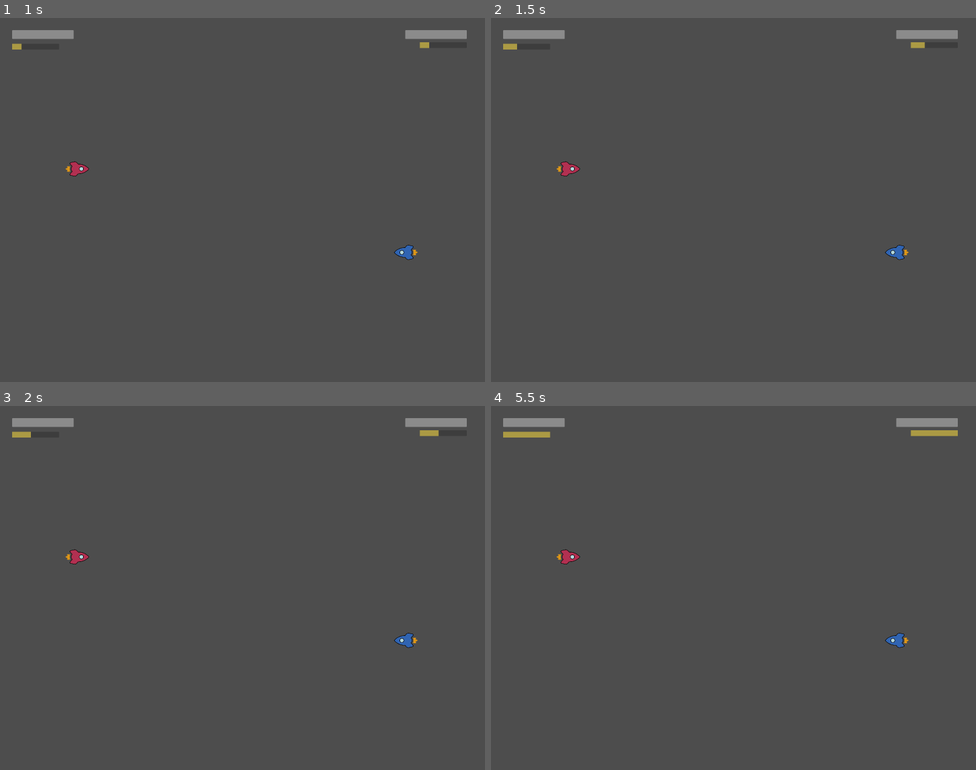
Above: before the commit, frames 1-4 (two rows, left to right).
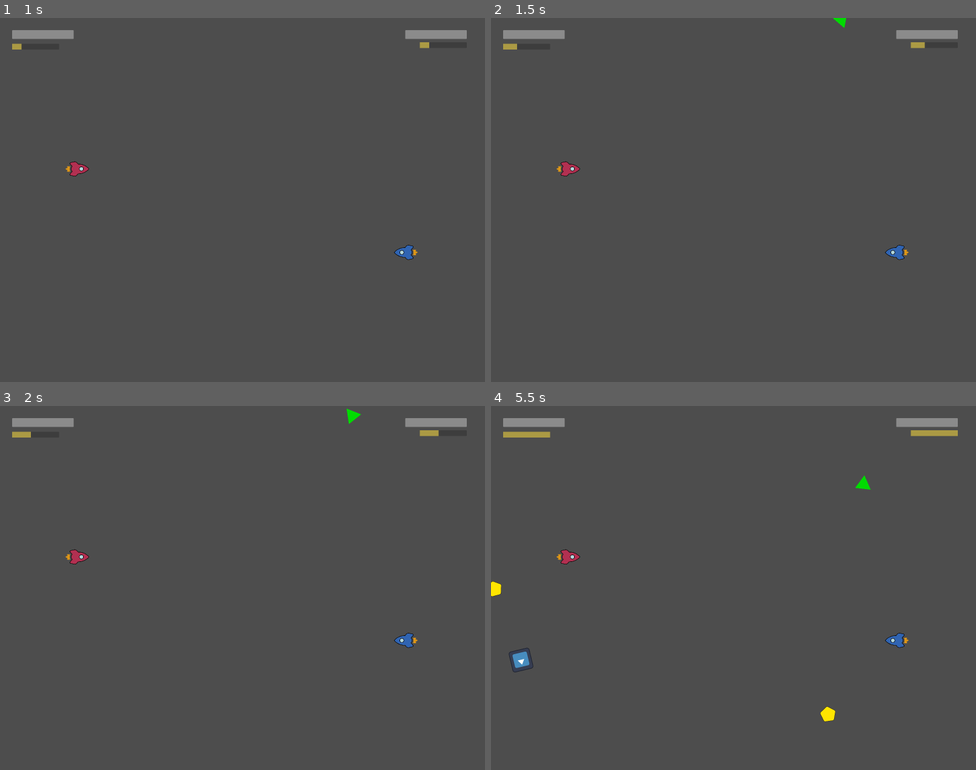
Above: after the commit, the same moments.

Repository: RajwolChapagain/Arcade-Game
Game: Godot game, scene res://main.tscn
The game is run twice, just before and just after one commit, with the same random seed, the same clock (stepped at 60 frames per second) and the same inputs. The engine's default icon, where the game draws it, is replaced by a stand-in: a white triangle on a blue panel in a dark square.
Inputs:
- Up to frame 1 (1 s): tap Enter at 0.5 s
- Up to frame 2 (1.5 s): tap Space at 1.25 s
- Up to frame 3 (2 s): no input
- Up to frame 4 (5.5 s): tap Enter at 2 s; tap Space at 4.25 s

Frame 1 is identical in both runs. In frame 2, less than 0.1% of the frame differs, in the area x 70-74%, y 0-3%; in frame 3, less than 0.1%; in frame 4, 0.4%, in the area x 0-79%, y 19-87%.

Commit message:
Make spawner spawn debris

Diff:
--- a/main.gd
+++ b/main.gd
@@ -106,15 +106,15 @@
 func on_game_over(winner):
 	print(winner + " wins!")
 
-func _on_spawner_powerup_spawned(powerup):
-	if powerup.is_in_group("super_boost"):
-		powerup.collected.connect(_on_super_boost_collected)
-	elif powerup.is_in_group("hp_boost"):
-		powerup.collected.connect(_on_hp_boost_collected)
-	elif powerup.is_in_group("acceleration_boost"):
-		powerup.collected.connect(_on_accleration_boost_collected)
-	elif powerup.is_in_group("ufo"):
-		powerup.bullet_fired.connect(_on_ufo_fired_bullet)
+func _on_spawner_object_spawned(object):
+	if object.is_in_group("super_boost"):
+		object.collected.connect(_on_super_boost_collected)
+	elif object.is_in_group("hp_boost"):
+		object.collected.connect(_on_hp_boost_collected)
+	elif object.is_in_group("acceleration_boost"):
+		object.collected.connect(_on_accleration_boost_collected)
+	elif object.is_in_group("ufo"):
+		object.bullet_fired.connect(_on_ufo_fired_bullet)
 
 func _on_super_boost_collected(player, values):
 	if player == 1:
@@ -132,10 +132,13 @@
 	if player == 1:
 		$Ship.THRUST_FORCE += values[0]
 		await get_tree().create_timer(values[1]).timeout
-		$Ship.THRUST_FORCE -= values[0]
+		if get_node_or_null("Ship") != null: #Can return null and crash if ship dies before timeout
+			$Ship.THRUST_FORCE -= values[0]
 	elif player == 2:
 		$Ship2.THRUST_FORCE += values[0]
 		await get_tree().create_timer(values[1]).timeout
+		if get_node_or_null("Ship2") != null:
+			$Ship.THRUST_FORCE -= values[0]
 		$Ship2.THRUST_FORCE -= values[0]
 
 func _on_ufo_fired_bullet(bullet_scene, pos, dir, layers, layer_masks):
--- a/main.tscn
+++ b/main.tscn
@@ -40,4 +40,4 @@
 
 [node name="Spawner" parent="." instance=ExtResource("5_0xksv")]
 
-[connection signal="powerup_spawned" from="Spawner" to="." method="_on_spawner_powerup_spawned"]
+[connection signal="object_spawned" from="Spawner" to="." method="_on_spawner_object_spawned"]
--- a/misc_objects/debris.gd
+++ b/misc_objects/debris.gd
@@ -1,10 +1,15 @@
 extends Area2D
 
-const SPEED = 400
+var linear_velocity = 0
 var direction = Vector2.RIGHT
+var angular_velocity:
+	get:
+		return angular_velocity
+	set(value):
+		angular_velocity = 0
 
 func _process(delta):
-	position += SPEED * direction * delta
+	position += linear_velocity * direction * delta
 
 
 func _on_visible_on_screen_notifier_2d_screen_exited():
--- a/powerups/spawner.gd
+++ b/powerups/spawner.gd
@@ -1,22 +1,22 @@
 extends Node2D
 
-@export var powerups = []
+@export var objects = []
 
-signal powerup_spawned(power_up)
+signal object_spawned(object)
 
 func _on_timer_timeout():
-	var power_up = powerups.pick_random().instantiate()
+	var object = objects.pick_random().instantiate()
 	$Path2D/PathFollow2D.progress_ratio = randf()
-	power_up.global_position = $Path2D/PathFollow2D.position
+	object.global_position = $Path2D/PathFollow2D.position
 
 	var direction = $Path2D/PathFollow2D.rotation + PI / 2
 	direction += randf_range(- PI / 4, PI / 4)
 
 	var velocity = Vector2(randf_range(150.0, 250.0), 0.0)
-	power_up.angular_velocity = velocity.x / 2
-	power_up.linear_velocity = velocity.rotated(direction)
-	add_child(power_up)
-	powerup_spawned.emit(power_up)
+	object.angular_velocity = velocity.x / 2
+	object.linear_velocity = velocity.rotated(direction)
+	add_child(object)
+	object_spawned.emit(object)
 
 func set_path_points(point1, point2, point3, point4):
 	$Path2D.curve.add_point(point1)
--- a/powerups/spawner.tscn
+++ b/powerups/spawner.tscn
@@ -1,19 +1,19 @@
-[gd_scene load_steps=7 format=3 uid="uid://d4gsdtgxa50oe"]
+[gd_scene load_steps=8 format=3 uid="uid://d4gsdtgxa50oe"]
 
 [ext_resource type="Script" path="res://powerups/spawner.gd" id="1_ck1x4"]
 [ext_resource type="PackedScene" uid="uid://c0sitt3o03ayv" path="res://powerups/hp_boost.tscn" id="2_e3ppi"]
 [ext_resource type="PackedScene" uid="uid://c7d7l820r8ga4" path="res://powerups/super_boost.tscn" id="2_qvy86"]
 [ext_resource type="PackedScene" uid="uid://c6rjuq2m3juqb" path="res://powerups/acceleration_boost.tscn" id="4_0yvf8"]
 [ext_resource type="PackedScene" uid="uid://bljrv7d275wa1" path="res://misc_objects/ufo.tscn" id="5_s6osl"]
+[ext_resource type="PackedScene" uid="uid://btvw2434op8uu" path="res://misc_objects/debris.tscn" id="6_efj6k"]
 
 [sub_resource type="Curve2D" id="Curve2D_favat"]
 
 [node name="Spawner" type="Node2D"]
 script = ExtResource("1_ck1x4")
-powerups = [ExtResource("2_qvy86"), ExtResource("2_e3ppi"), ExtResource("4_0yvf8"), ExtResource("5_s6osl")]
+objects = [ExtResource("4_0yvf8"), ExtResource("2_e3ppi"), ExtResource("2_qvy86"), ExtResource("5_s6osl"), ExtResource("6_efj6k")]
 
 [node name="Timer" type="Timer" parent="."]
-wait_time = 10.0
 autostart = true
 
 [node name="Path2D" type="Path2D" parent="."]
